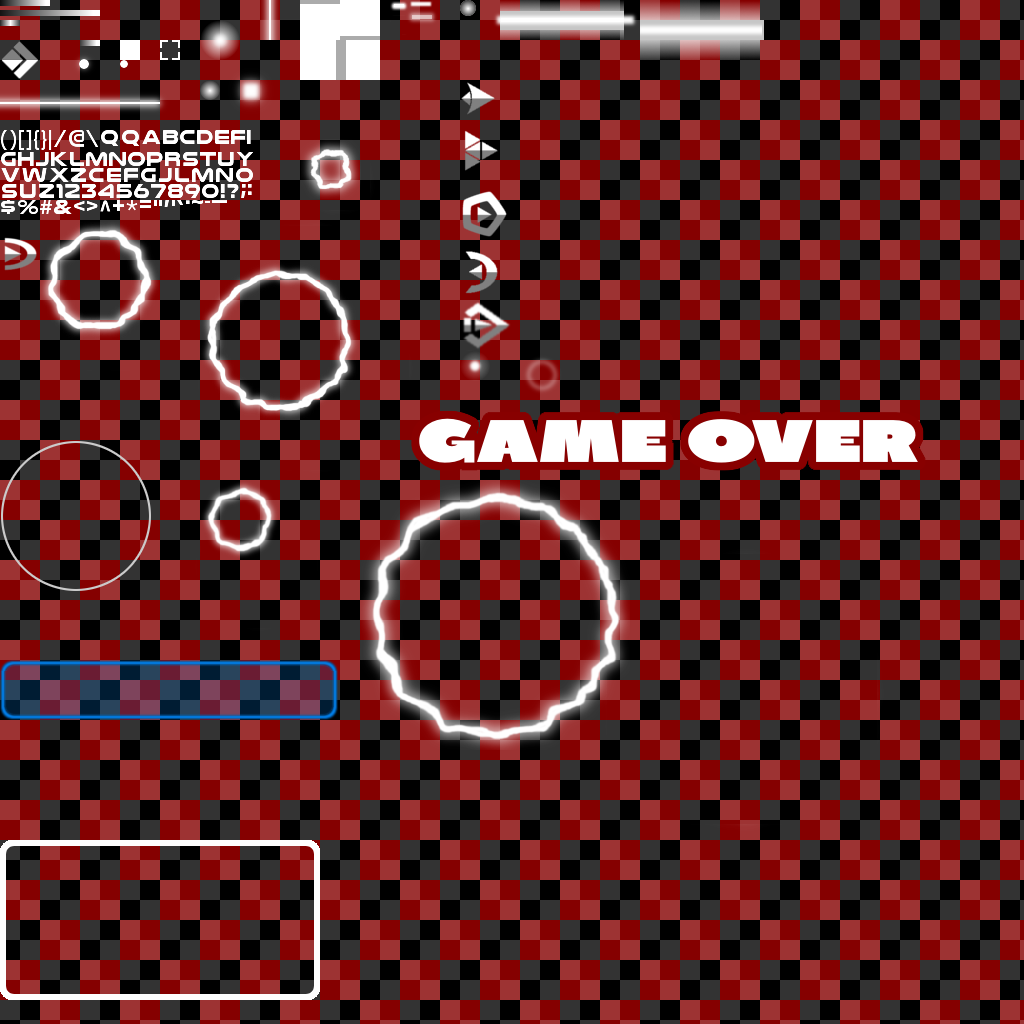
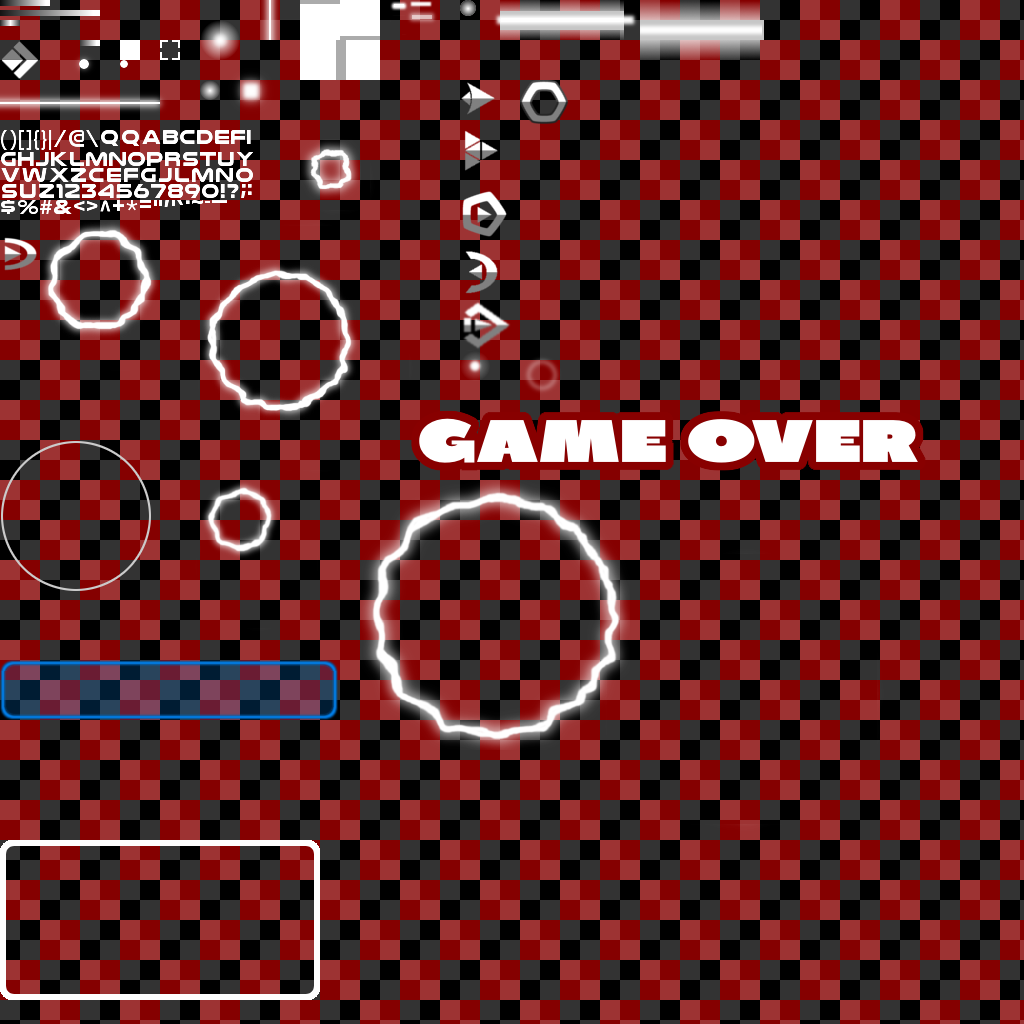
The second 1024 × 1024 image is a revision of the first. Changes to its layers:
added layer "Ebene #14" above "Ebene #11" over [left=520, top=80, right=568, bottom=124]
